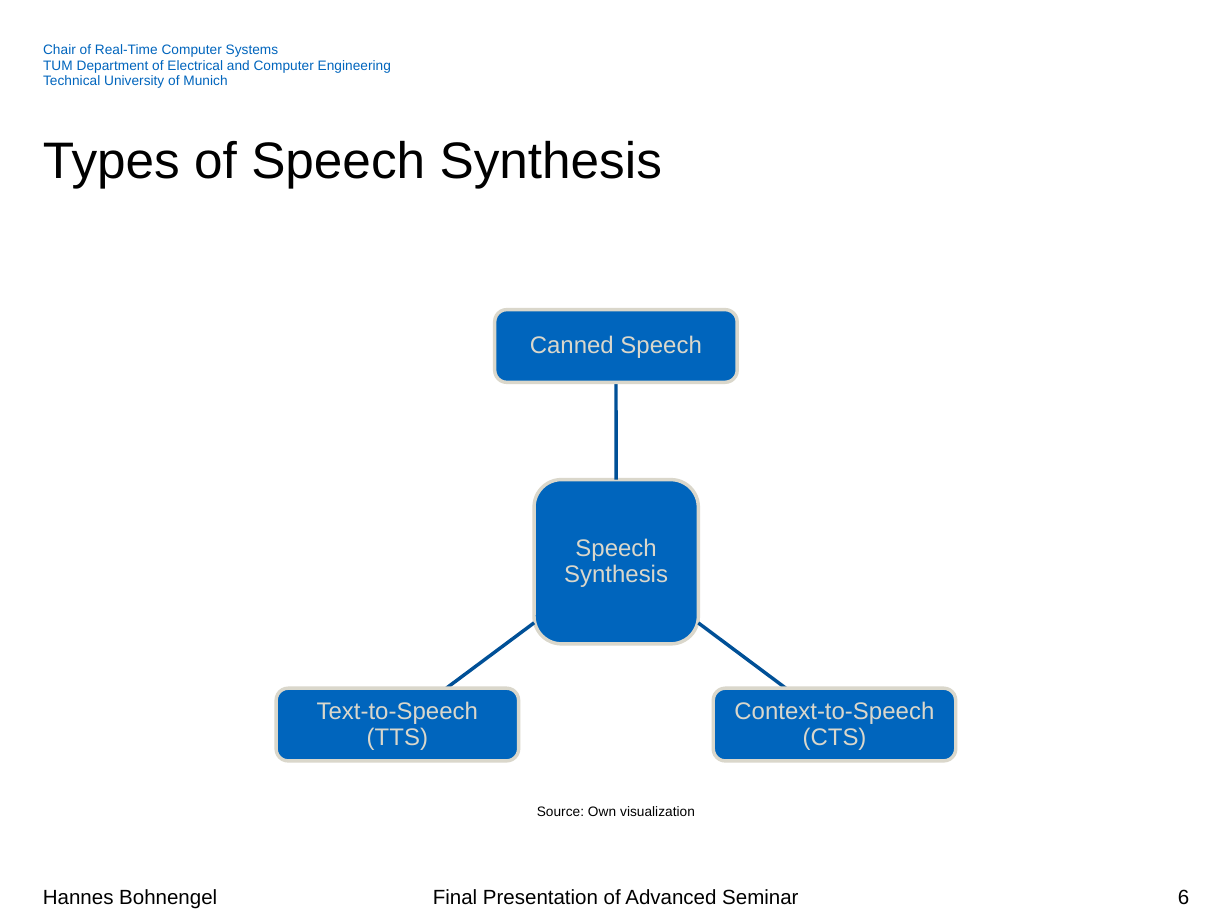
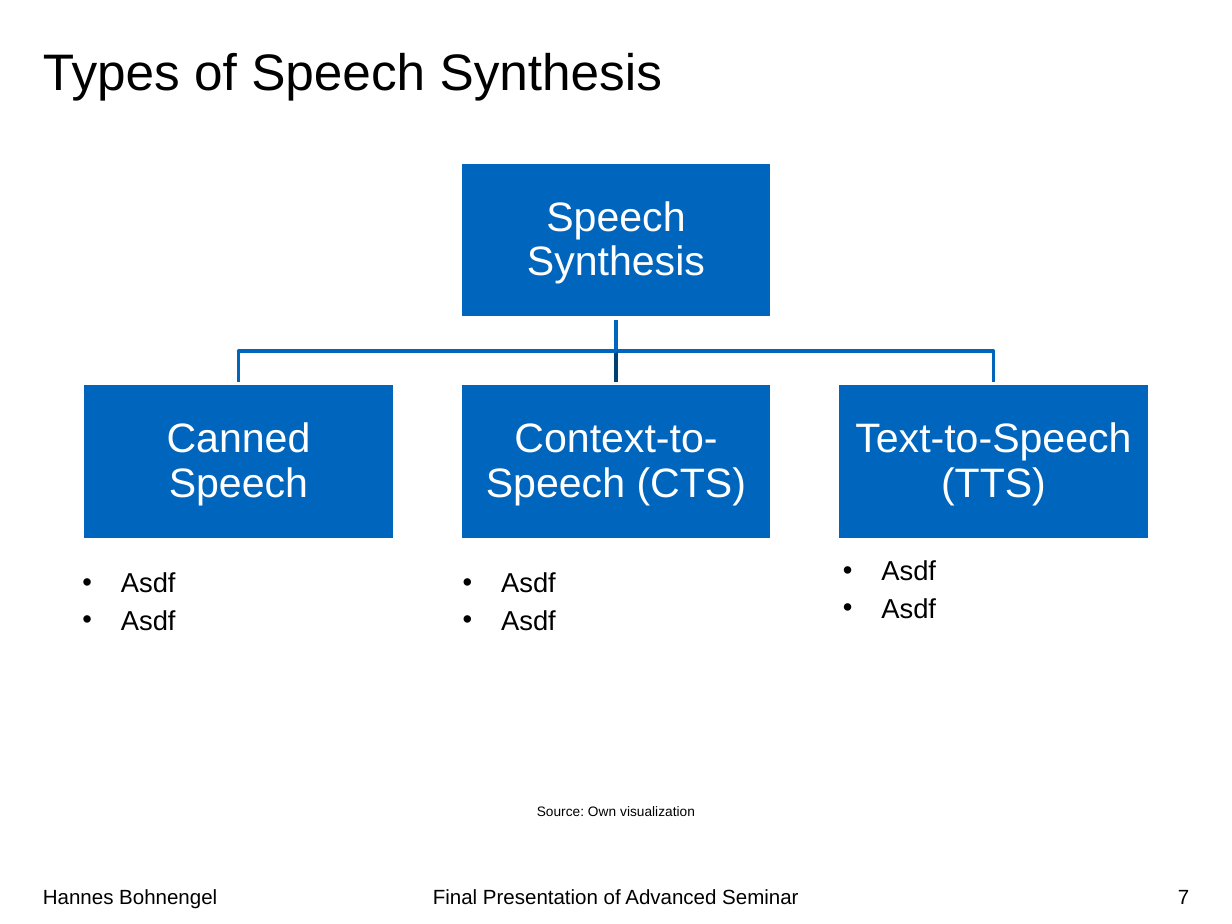
Before and after one commit to hannesb0/deeplearning, a slide deck: slide 7 of pres/Final_Presentation_V02.pptx (slide 6 before the commit). Drawn at 1232x924 pixels with LibreOffice and Linux fonts; fonts in the diff are those of the drawing; background and template pictures are left out. Boxes give left, top, right and bottom in pixels: in the first picture for what was removed or moved away, otherwise in the second. Text is boxed around its words. In the diff, an @@ line names an element or a change of style, - is before the commit and + after.

```diff
--- a/pres/Final_Presentation_V02.pptx
+++ b/pres/Final_Presentation_V02.pptx
@@ title "Types of Speech Synthesis": place and size @@
-title "Types of Speech Synthesis" at bbox=[43, 140, 662, 188]
+title "Types of Speech Synthesis" at bbox=[43, 52, 662, 100]
@@ text removed at bbox=[43, 44, 391, 88] @@
-Chair of Real-Time Computer Systems
-TUM Department of Electrical and Computer Engineering
-Technical University of Munich
@@ text "Speech Synthesis": place and size @@
-text "Speech Synthesis" at bbox=[564, 538, 668, 587]
+text "Speech Synthesis" at bbox=[527, 201, 705, 284]
@@ text "Canned Speech": place and size @@
-text "Canned Speech" at bbox=[530, 335, 701, 358]
+text "Canned Speech" at bbox=[167, 422, 311, 505]
@@ text "Context-to-Speech (CTS)": place and size @@
-text "Context-to-Speech (CTS)" at bbox=[734, 701, 934, 750]
+text "Context-to-Speech (CTS)" at bbox=[486, 423, 746, 505]
@@ size 14 to 24 pt, text colour #DAD7CB to #FFFFFF; more space between paragraphs in 4 elements at bbox=[527, 201, 705, 284], bbox=[167, 422, 311, 505], bbox=[486, 423, 746, 505], bbox=[855, 422, 1131, 505] @@
@@ text "Text-to-Speech (TTS)": place and size @@
-text "Text-to-Speech (TTS)" at bbox=[317, 701, 478, 750]
+text "Text-to-Speech (TTS)" at bbox=[855, 422, 1131, 505]
@@ group added at bbox=[83, 163, 1149, 541]: 4 rectangles, 3 freeform shapes @@
@@ text added at bbox=[881, 560, 936, 619], 16 pt, text #000000 @@
+• Asdf
+• Asdf
@@ text added at bbox=[121, 572, 176, 631], 16 pt, text #000000 @@
+• Asdf
+• Asdf
@@ text added at bbox=[501, 572, 556, 631], 16 pt, text #000000 @@
+• Asdf
+• Asdf
@@ group removed at bbox=[276, 309, 956, 761]: 4 rounded rectangles, 3 freeform shapes @@
@@ page number at bbox=[1178, 890, 1189, 904]: text changed @@
-6
+7
```
Also in this commit, not shown: 22 other slides changed, 1 slide added, 6 other files.
